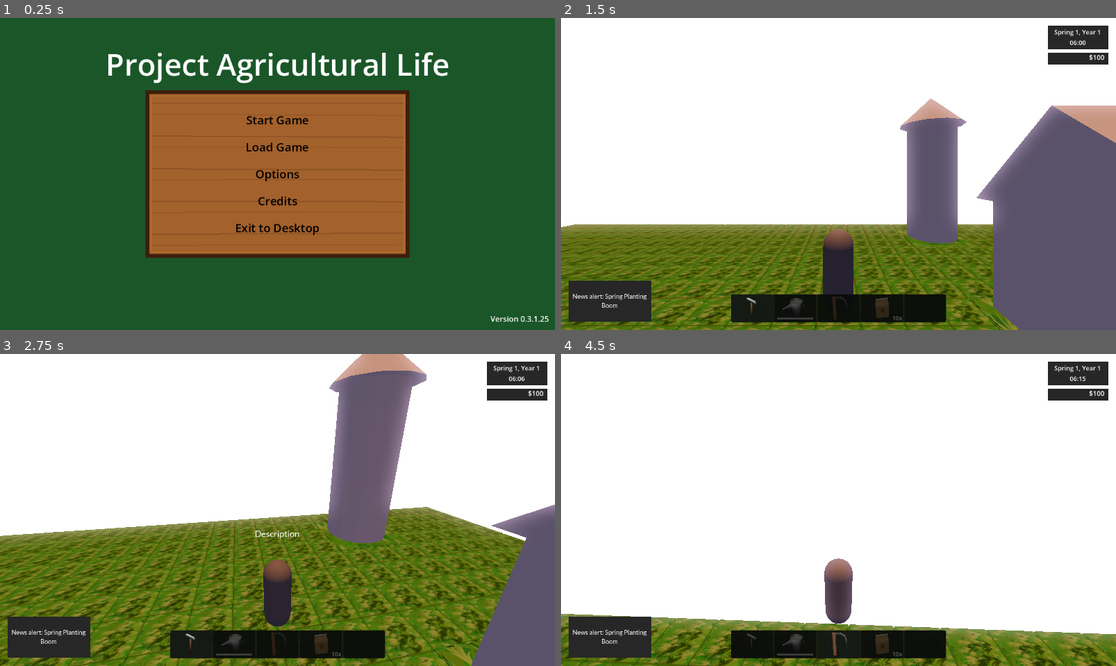
Above: before the commit, frames 1-4 (two rows, left to right).
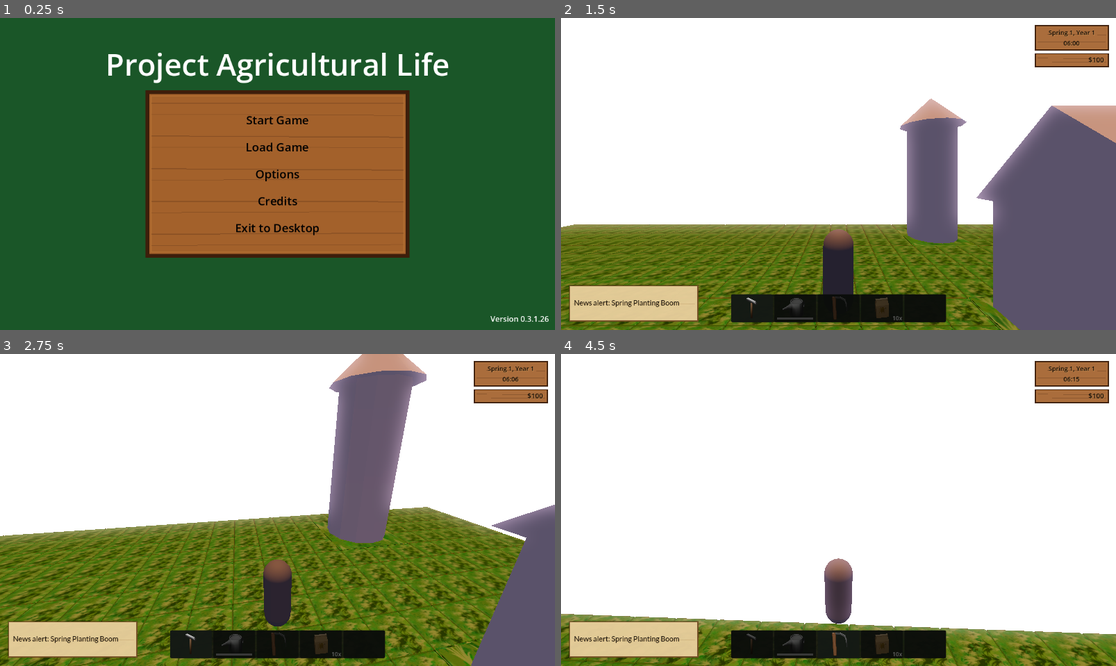
Above: after the commit, the same moments.

Repository: MatGalos/project-agriculural-life
Game: Godot game, scene res://Scenes/UIs/Menus/LaunchMenu/MainMenu.tscn
Same seed, same stepped clock (60 frames per second), same inputs: the game is played once before the commit and once after it.
Inputs (mouse positions are in pixels of both pictures, inside the frame that each line leads up to):
- Up to frame 1 (0.25 s): no input
- Up to frame 2 (1.5 s): click "Start Game" at 0.5 s; click "Start Game" at 1.25 s
- Up to frame 3 (2.75 s): tap Enter at 2 s; move the mouse to (305, 510) at 2.02 s; hold W (move_forward) from 2.03 s (still down); tap E (interact) at 2.1 s; click (305, 510) at 2.17 s
- Up to frame 4 (4.5 s): keep holding W (move_forward); move the mouse to (810, 510) at 2.77 s; tap 1 (hotbar_slot_1) at 2.85 s; click (810, 510) at 2.92 s; tap E (interact) at 3.05, 3.8 s; move the mouse to (849, 503) at 3.52 s; tap 2 (hotbar_slot_2) at 3.6 s; click (849, 503) at 3.67 s; move the mouse to (832, 516) at 4.27 s; tap 3 (hotbar_slot_3) at 4.35 s; click (832, 516) at 4.42 s

The runs differ from the first frame. In frame 1, less than 0.1% of the frame differs, in the area x 98-99%, y 95-98%; in frame 2, 4.6%; in frame 3, 4.7%, in the area x 1-99%, y 2-98%; in frame 4, 4.7%.

Commit message:
Improved In-Game-UI

Diff:
--- a/Scenes/UIs/PlayerHUD/player_hud.tscn
+++ b/Scenes/UIs/PlayerHUD/player_hud.tscn
@@ -13,6 +13,7 @@
 [ext_resource type="PackedScene" uid="uid://cb3qefv5afyy6" path="res://Scenes/UIs/PlayerHUD/Storage/storage_panel.tscn" id="11_i6vwx"]
 [ext_resource type="Resource" uid="uid://c46mxpfymbli4" path="res://Data/Storage/silo_storage.tres" id="12_uqy4o"]
 [ext_resource type="PackedScene" uid="uid://cpaiyaqvr2mmn" path="res://Scenes/UIs/PlayerHUD/Storage/storage_item_row.tscn" id="13_cn4vo"]
+[ext_resource type="Script" path="res://Scripts/UIs/PlayerHUD/HUDPlaque.gd" id="14_hudpl"]
 
 [sub_resource type="LabelSettings" id="LabelSettings_334lg"]
 font_size = 32
@@ -62,7 +63,8 @@
 layout_mode = 0
 offset_right = 112.0
 offset_bottom = 48.0
-color = Color(0.15294118, 0.15294118, 0.15294118, 1)
+color = Color(0, 0, 0, 0)
+script = ExtResource("14_hudpl")
 
 [node name="DateTimeContainer" type="VBoxContainer" parent="Root/DateTimeController" unique_id=1634932118]
 layout_mode = 0
@@ -72,11 +74,13 @@
 
 [node name="DateLabel" type="Label" parent="Root/DateTimeController/DateTimeContainer" unique_id=1312538155]
 layout_mode = 2
+theme_override_colors/font_color = Color(0.06, 0.035, 0.015, 1)
 text = "Winter 30, Year 1"
 horizontal_alignment = 1
 
 [node name="TimeLabel" type="Label" parent="Root/DateTimeController/DateTimeContainer" unique_id=1239664169]
 layout_mode = 2
+theme_override_colors/font_color = Color(0.06, 0.035, 0.015, 1)
 text = "10:00"
 horizontal_alignment = 1
 
@@ -94,14 +98,17 @@
 layout_mode = 0
 offset_right = 112.0
 offset_bottom = 20.0
-color = Color(0.153, 0.153, 0.153, 1)
+color = Color(0, 0, 0, 0)
+script = ExtResource("14_hudpl")
 
 [node name="FundsLabel" type="Label" parent="Root/FundsController" unique_id=1665244698]
 layout_mode = 0
 offset_right = 112.0
 offset_bottom = 20.0
+theme_override_colors/font_color = Color(0.06, 0.035, 0.015, 1)
 text = "$100"
 horizontal_alignment = 2
+vertical_alignment = 1
 metadata/_edit_use_anchors_ = true
 
 [node name="EventController" type="Control" parent="Root" unique_id=251260563]
@@ -121,16 +128,14 @@
 anchor_bottom = 1.0
 grow_horizontal = 2
 grow_vertical = 2
-color = Color(0.153, 0.153, 0.153, 1)
+color = Color(0, 0, 0, 0)
+script = ExtResource("14_hudpl")
+plaque_style = 1
 
 [node name="EventLabel" type="Label" parent="Root/EventController" unique_id=974498104]
 layout_mode = 1
-anchors_preset = 15
-anchor_right = 1.0
-anchor_bottom = 1.0
-grow_horizontal = 2
-grow_vertical = 2
-horizontal_alignment = 1
+anchors_preset = 0
+theme_override_colors/font_color = Color(0.06, 0.035, 0.015, 1)
 vertical_alignment = 1
 autowrap_mode = 2
 
@@ -287,7 +292,7 @@
 offset_right = 210.0
 offset_bottom = 92.0
 grow_horizontal = 2
-text = "Description"
+theme_override_colors/font_color = Color(1, 1, 1, 1)
 horizontal_alignment = 1
 vertical_alignment = 1
 autowrap_mode = 2
--- a/Scripts/GameManagers/ToolManager.gd
+++ b/Scripts/GameManagers/ToolManager.gd
@@ -66,7 +66,7 @@
 
 	if item is SeedItemData:
 		if tile.can_plant():
-			return "Press Left Mouse Button to plant %s." % UIFormatHelper.display_seed_name(item)
+			return "LMB — Plant %s" % UIFormatHelper.display_seed_name(item)
 		return ""
 
 	if item is ToolItemData:
@@ -189,13 +189,13 @@
 	match tool.tool_type:
 		ToolItemData.ToolType.HOE:
 			if tile.current_state == FarmTile.TileState.GRASS:
-				return "Press Left Mouse Button to plow."
+				return "LMB — Plow"
 		ToolItemData.ToolType.WATERING_CAN:
 			if tile.current_state == FarmTile.TileState.PLOWED and watering_can_water > 0:
-				return "Press Left Mouse Button to water."
+				return "LMB — Water"
 		ToolItemData.ToolType.SCYTHE:
 			if tile.is_crop_ready():
-				return "Press Left Mouse Button to harvest %s." % UIFormatHelper.display_product_name(tile.get_crop_display_name())
+				return "LMB — Harvest %s" % UIFormatHelper.display_product_name(tile.get_crop_display_name())
 
 	return ""
 
--- a/Scripts/Interactions/HouseInteractable.gd
+++ b/Scripts/Interactions/HouseInteractable.gd
@@ -3,7 +3,7 @@
 
 
 func get_prompt_text() -> String:
-	return "Press E to sleep."
+	return "E — Sleep"
 
 
 func interact() -> void:
--- a/Scripts/Interactions/Interactable.gd
+++ b/Scripts/Interactions/Interactable.gd
@@ -1,7 +1,7 @@
 extends StaticBody3D
 class_name Interactable
 
-@export var prompt_text := "Press E to interact."
+@export var prompt_text := "E — Interact"
 
 func interact() -> void:
 	return
--- a/Scripts/Interactions/SiloInteractable.gd
+++ b/Scripts/Interactions/SiloInteractable.gd
@@ -3,7 +3,7 @@
 
 
 func get_prompt_text() -> String:
-	return "Press E to open Silo."
+	return "E — Open Silo"
 
 
 func interact() -> void:
--- a/Scripts/Interactions/WellInteractable.gd
+++ b/Scripts/Interactions/WellInteractable.gd
@@ -3,7 +3,7 @@
 
 
 func get_prompt_text() -> String:
-	return "Press E to fill watering can."
+	return "E — Fill Watering Can"
 
 
 func interact() -> void:
--- /dev/null
+++ b/Scripts/UIs/PlayerHUD/HUDPlaque.gd
@@ -0,0 +1,54 @@
+class_name HUDPlaque
+
+extends ColorRect
+
+enum PlaqueStyle {
+	WOOD,
+	PAPER
+}
+
+@export var plaque_style: PlaqueStyle = PlaqueStyle.WOOD
+@export var border_width: float = 2.0
+
+
+func _ready() -> void:
+	color = Color(0.0, 0.0, 0.0, 0.0)
+	mouse_filter = Control.MOUSE_FILTER_IGNORE
+	resized.connect(queue_redraw)
+
+
+func _draw() -> void:
+	if size.x <= 0.0 or size.y <= 0.0:
+		return
+
+	match plaque_style:
+		PlaqueStyle.PAPER:
+			_draw_paper_plaque()
+		_:
+			_draw_wood_plaque()
+
+
+func _draw_wood_plaque() -> void:
+	var rect: Rect2 = Rect2(Vector2.ZERO, size)
+	var base_color: Color = Color(0.64, 0.38, 0.17, 0.92)
+	var border_color: Color = Color(0.24, 0.12, 0.045, 0.95)
+	var grain_color: Color = Color(0.30, 0.16, 0.07, 0.30)
+	var highlight_color: Color = Color(0.90, 0.62, 0.28, 0.18)
+
+	draw_rect(rect, base_color, true)
+	draw_line(Vector2(border_width * 2.0, size.y * 0.34), Vector2(size.x - border_width * 2.0, size.y * 0.34 + 2.0), grain_color, 1.0)
+	draw_line(Vector2(border_width * 2.0, size.y * 0.68), Vector2(size.x - border_width * 2.0, size.y * 0.68 - 1.0), grain_color, 1.0)
+	draw_rect(Rect2(Vector2(border_width, border_width), size - Vector2(border_width * 2.0, border_width * 2.0)), highlight_color, false, 1.0)
+	draw_rect(rect, border_color, false, border_width)
+
+
+func _draw_paper_plaque() -> void:
+	var rect: Rect2 = Rect2(Vector2.ZERO, size)
+	var paper_color: Color = Color(0.92, 0.82, 0.62, 0.94)
+	var border_color: Color = Color(0.45, 0.30, 0.14, 0.90)
+	var line_color: Color = Color(0.58, 0.40, 0.20, 0.18)
+
+	draw_rect(rect, Color(0.10, 0.055, 0.025, 0.25), true)
+	draw_rect(Rect2(Vector2(2.0, 2.0), size - Vector2(4.0, 4.0)), paper_color, true)
+	draw_line(Vector2(8.0, size.y * 0.52), Vector2(size.x - 8.0, size.y * 0.52), line_color, 1.0)
+	draw_rect(Rect2(Vector2(2.0, 2.0), size - Vector2(4.0, 4.0)), border_color, false, border_width)
--- a/Scripts/UIs/PlayerHUD/player_hud.gd
+++ b/Scripts/UIs/PlayerHUD/player_hud.gd
@@ -60,6 +60,8 @@
 	phone_panel.visible = false
 	storage_panel.close()
 	_hide_event_message()
+	prompt_label.text = ""
+	set_interaction_prompt_visible(false)
 	MoneyManager.money_changed.connect(_on_money_changed)
 	_update_money_ui()
 	gamemanager.pauseChanged.connect(_on_pause_changed)
@@ -67,6 +69,17 @@
 	_refresh_ui_mode()
 
 func _apply_scoped_typography() -> void:
+	var text_color: Color = Color(0.06, 0.035, 0.015, 1.0)
+	var shadow_color: Color = Color(0.94, 0.77, 0.45, 0.20)
+
+	for label: Label in [date_label, time_label, funds_label, event_label, prompt_label]:
+		label.add_theme_color_override("font_color", text_color)
+		label.add_theme_color_override("font_shadow_color", shadow_color)
+		label.add_theme_constant_override("shadow_offset_x", 1)
+		label.add_theme_constant_override("shadow_offset_y", 1)
+
+	prompt_label.add_theme_color_override("font_color", Color.WHITE)
+	prompt_label.add_theme_color_override("font_shadow_color", Color(0.0, 0.0, 0.0, 0.65))
 	event_label.add_theme_font_override("font", LATO_REGULAR_FONT)
 	prompt_label.add_theme_font_override("font", LATO_REGULAR_FONT)
 
@@ -81,19 +94,22 @@
 	_update_center_prompt(viewport_size, min_axis)
 
 func _update_corner_panels(ui_scale: float, margin: float) -> void:
-	var date_width: float = 140.0 * ui_scale
-	var date_height: float = 54.0 * ui_scale
+	var date_width: float = 168.0 * ui_scale
+	var date_height: float = 56.0 * ui_scale
 	var funds_width: float = date_width
-	var funds_height: float = 28.0 * ui_scale
+	var funds_height: float = 30.0 * ui_scale
 	var map_size: Vector2 = Vector2(150.0, 156.0) * ui_scale
+	var plaque_padding: float = 10.0 * ui_scale
 
 	_set_top_right_rect(date_time_controller, margin, margin, date_width, date_height)
 	_set_rect(date_time_bg, 0.0, 0.0, date_width, date_height)
-	_set_rect(date_time_container, 0.0, 4.0 * ui_scale, date_width, date_height - (8.0 * ui_scale))
+	_set_rect(date_time_container, plaque_padding, 5.0 * ui_scale, date_width - (plaque_padding * 2.0), date_height - (10.0 * ui_scale))
 
 	_set_top_right_rect(funds_controller, margin, margin + date_height + (8.0 * ui_scale), funds_width, funds_height)
 	_set_rect(funds_bg, 0.0, 0.0, funds_width, funds_height)
-	_set_rect(funds_label, 0.0, 0.0, funds_width - (8.0 * ui_scale), funds_height)
+	_set_rect(funds_label, plaque_padding, 0.0, funds_width - (plaque_padding * 2.0), funds_height)
+	funds_label.horizontal_alignment = HORIZONTAL_ALIGNMENT_RIGHT
+	funds_label.vertical_alignment = VERTICAL_ALIGNMENT_CENTER
 
 	_set_rect(map_controller, margin, margin, map_size.x, map_size.y)
 	date_label.add_theme_font_size_override("font_size", roundi(14.0 * ui_scale))
@@ -101,24 +117,26 @@
 	funds_label.add_theme_font_size_override("font_size", roundi(15.0 * ui_scale))
 
 func _update_bottom_panels(ui_scale: float, margin: float) -> void:
-	var event_size: Vector2 = Vector2(190.0, 96.0) * ui_scale
+	var event_size: Vector2 = Vector2(300.0, 86.0) * ui_scale
 	var slot_size: Vector2 = Vector2(96.0, 64.0) * ui_scale
 	var inventory_width: float = slot_size.x * 5.0
 	var inventory_height: float = slot_size.y
+	var notification_padding: float = 12.0 * ui_scale
 
 	_set_bottom_left_rect(event_controller, margin, margin, event_size.x, event_size.y)
+	_set_rect(event_label, notification_padding, 6.0 * ui_scale, event_size.x - (notification_padding * 2.0), event_size.y - (12.0 * ui_scale))
 	_set_bottom_center_rect(quick_inventory_controller, margin, inventory_width, inventory_height)
 
 	_set_inventory_slot_sizes(slot_size)
 
-	event_label.add_theme_font_size_override("font_size", roundi(14.0 * ui_scale))
+	event_label.add_theme_font_size_override("font_size", roundi(17.0 * ui_scale))
 	_update_inventory_label_fonts(roundi(13.0 * ui_scale))
 
 func _update_center_prompt(viewport_size: Vector2, min_axis: float) -> void:
-	var prompt_width: float = clampf(viewport_size.x * 0.42, 280.0, 640.0)
+	var prompt_width: float = clampf(viewport_size.x * 0.28, 220.0, 460.0)
 	var prompt_gap: float = clampf(min_axis * 0.045, 28.0, 64.0)
-	var prompt_font_size: int = roundi(clampf(min_axis * 0.026, 18.0, 28.0))
-	var prompt_height: float = maxf(float(prompt_font_size) * 1.7, 40.0)
+	var prompt_font_size: int = roundi(clampf(min_axis * 0.021, 16.0, 22.0))
+	var prompt_height: float = maxf(float(prompt_font_size) * 1.9, 36.0)
 	var prompt_top: float = (CROSSHAIR_SIZE * 0.5) + prompt_gap
 
 	prompt_label.offset_left = -prompt_width * 0.5
@@ -298,7 +316,7 @@
 
 
 func set_interaction_prompt_visible(is_visible: bool) -> void:
-	prompt_label.visible = is_visible
+	prompt_label.visible = is_visible and not prompt_label.text.strip_edges().is_empty()
 
 
 func set_hotbar_visible(is_visible: bool) -> void:
--- a/project.godot
+++ b/project.godot
@@ -11,7 +11,7 @@
 [application]
 
 config/name="Project_Agricultural_life"
-config/version="0.3.1.25"
+config/version="0.3.1.26"
 run/main_scene="uid://bg2wnf0pafkqt"
 config/features=PackedStringArray("4.6", "Forward Plus")
 config/icon="res://Assets/Icons/AppIcons/icon.svg"
Not shown, added: Scripts/UIs/PlayerHUD/HUDPlaque.gd.uid
Not shown, changed: Docs/architecture.md
Not shown, changed: Docs/function-reference.md
Not shown, changed: Docs/testing.md
Not shown, changed: README.md
